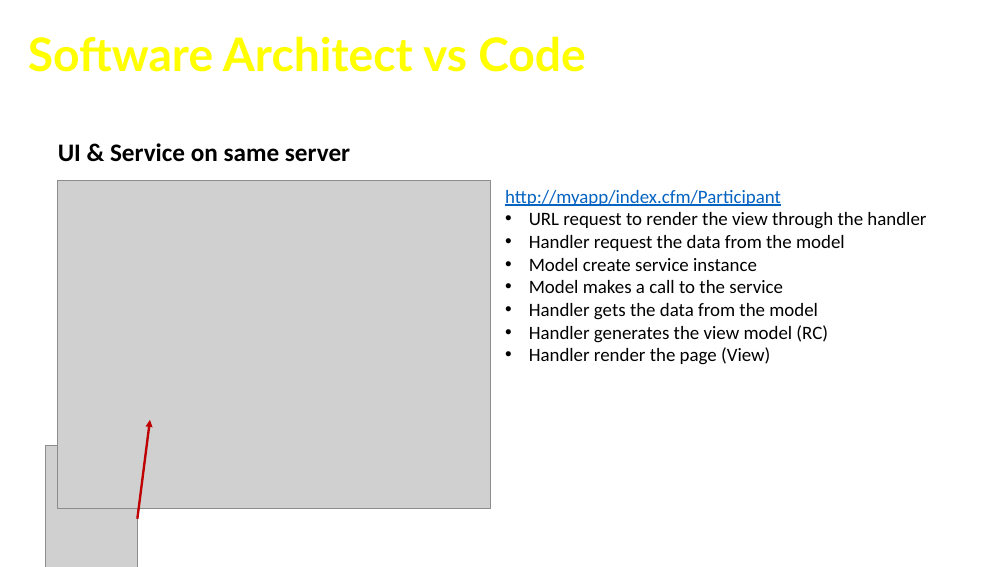
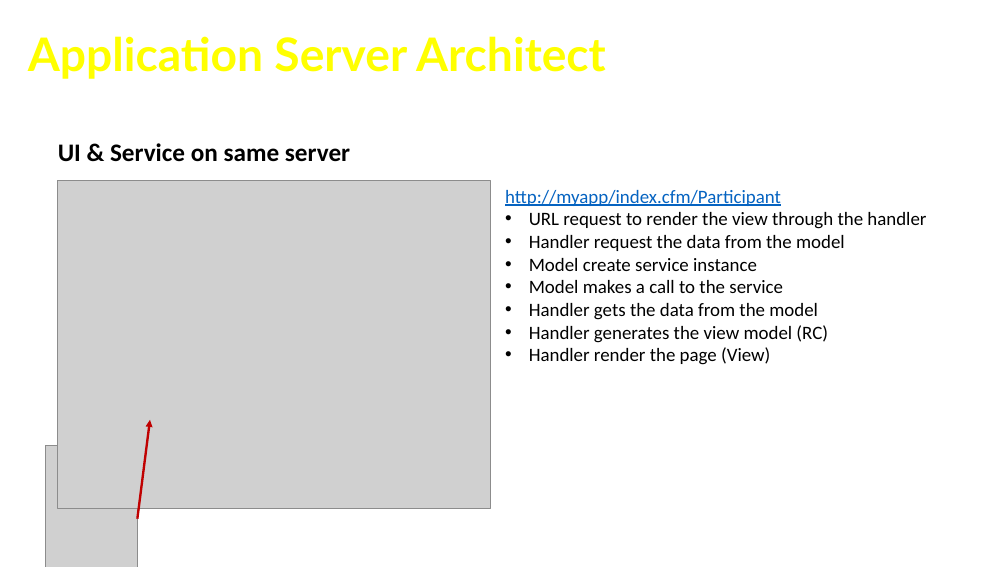
Before and after one commit to cfclick/CFSummit2016, a slide deck: slide 35 of powerpoint/architect/Crafting CF App Like An Architect.pptx. Drawn at 1008x567 pixels with LibreOffice and Linux fonts; fonts in the diff are those of the drawing; grey boxes stand for pictures; background and template pictures are left out. Boxes give left, top, right and bottom in pixels: in the first picture for what was removed or moved away, otherwise in the second. Text is boxed around its words. In the diff, an @@ line names an element or a change of style, - is before the commit and + after.

Commit message:
# WARNING: head commit changed in the meantime
updating architect 5

```diff
--- a/powerpoint/architect/Crafting CF App Like An Architect.pptx
+++ b/powerpoint/architect/Crafting CF App Like An Architect.pptx
@@ text at (28, 36, 606, 79): text changed @@
-Software Architect vs Code
+Application Server Architect
```
Also in this commit, not shown: 5 other slides changed, 1 other file.
